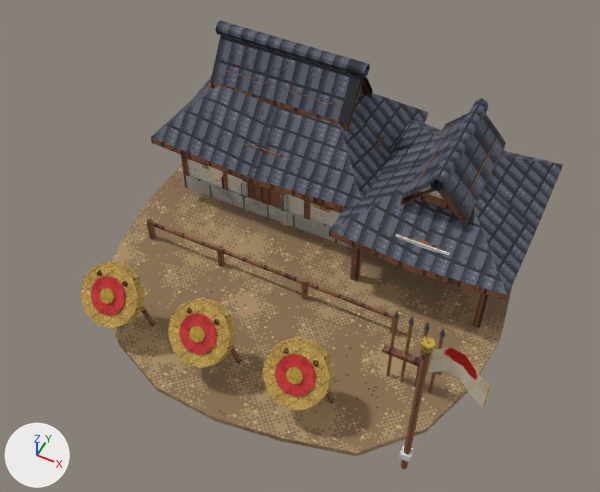
Two versions of the Blender file art_source/blender/japanese/archery_range.blend, one commit apart.
One viewpoint serves both versions: a 50 mm camera at (3.11, -6.61, 8.63) aimed at (0.03, -0.44, 0.91). The lights are fixed; the arrows at lower left show +X, +Y and +Z. The picture after the commit comes second.

In view in the first picture: 'japanese_archery_range'.
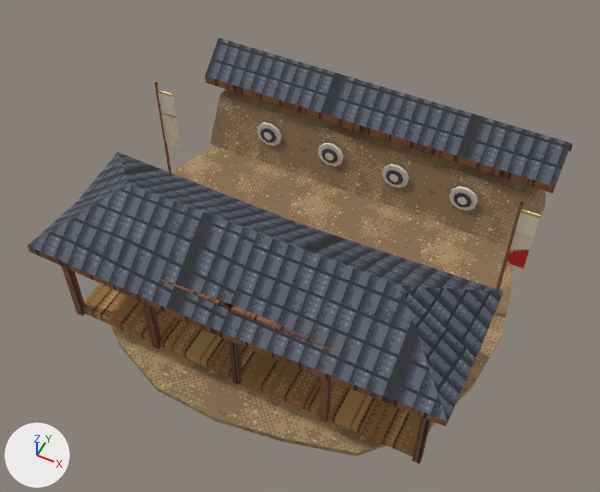
Location of each change, (x1, y1, x2, y2) in pixels of the pictures (600 x 492 px; the box of a moved part takes in the faces that stretch with it):
'japanese_archery_range', reshaped (13% wider)
    before: (80, 21, 563, 470)
    after: (28, 38, 573, 464)
part 1 of me_japanese_archery_range, moved or reshaped (not visible before)
    after: (264, 133, 272, 140)
part 2 of me_japanese_archery_range, moved or reshaped
    before: (189, 326, 205, 343)
    after: (325, 153, 333, 160)
part 3 of me_japanese_archery_range, moved or reshaped
    before: (286, 367, 303, 384)
    after: (389, 175, 399, 182)
part 4 of me_japanese_archery_range, moved or reshaped (not visible afterwards)
    before: (100, 288, 114, 304)
part 5 of me_japanese_archery_range, added
    after: (457, 197, 467, 205)
part 6 of me_japanese_archery_range, deleted
    before: (80, 21, 563, 462)
part 7 of me_japanese_archery_range, reshaped
    before: (400, 351, 431, 470)
    after: (28, 38, 573, 464)

The change, as a list of edits to the scene's bpy script:
```text
Change me_japanese_archery_range:
    used by ob_japanese_archery_range; location = (0.0, 0.0, 0.0)
    remove me_japanese_archery_range.from_pydata(...)  # 1864 vertices, 557 faces; spans x -2.67..2.84, y -2.61..2.61, z 0.0..2.48
    add me_japanese_archery_range.from_pydata(...)  # 892 vertices, 260 faces; spans x -2.67..2.63, y -2.61..2.61, z 0.0..2.08
    me_japanese_archery_range part 1: the loose piece of 8 vertices spanning x -1.8..-1.6, y -2.17..-2.05, z 0.75..0.91 is multiplied about its middle by the matrix ((0.427, 0.355, 0.427), (0.0, -0.538, 0.447), (0.555, -0.273, -0.328)), then moved by (0.2, 3.66, -0.25), in mat_pe_plasterwhite (picture img_pe_plasterwhite)
    me_japanese_archery_range part 2: the loose piece of 8 vertices spanning x -0.55..-0.35, y -2.19..-2.06, z 0.77..0.92 is multiplied about its middle by the matrix ((0.694, 0.058, 0.07), (0.0, 0.538, -0.447), (-0.091, 0.444, 0.534)), then moved by (-0.05, 3.68, -0.26), in mat_pe_plasterwhite (picture img_pe_plasterwhite)
    me_japanese_archery_range part 3: the loose piece of 8 vertices spanning x 0.7..0.9, y -2.19..-2.06, z 0.77..0.92 is multiplied about its middle by the matrix ((0.694, 0.058, 0.07), (0.0, 0.538, -0.447), (-0.091, 0.444, 0.534)), then moved by (-0.3, 3.68, -0.26), in mat_pe_plasterwhite (picture img_pe_plasterwhite)
    me_japanese_archery_range part 4: the loose piece of 8 vertices spanning x -1.8..-1.6, y -2.19..-2.06, z 0.77..0.92 is multiplied about its middle by the matrix ((0.427, 0.355, 0.427), (0.0, -0.538, 0.447), (0.555, -0.273, -0.328)), then moved by (2.2, 3.68, -0.26), in mat_pe_plasterwhite (picture img_pe_plasterwhite)
    me_japanese_archery_range part 5: the loose piece of 8 vertices spanning x 0.7..0.9, y -2.17..-2.05, z 0.75..0.91 is copied, and the copy is multiplied about its middle by the matrix ((0.427, 0.355, 0.427), (0.0, -0.538, 0.447), (0.555, -0.273, -0.328)), then moved by (0.7, 3.66, -0.25), in mat_pe_plasterwhite (picture img_pe_plasterwhite); it spans x 1.43..1.57, y 1.55, z 0.51..0.65
    me_japanese_archery_range part 6: 346 loose pieces with 1686 vertices, spanning x -2.6..2.84, y -2.35..2.45, z 0.07..2.48, are deleted
    me_japanese_archery_range part 7: 16 vertices removed from x -2.34..2.24, y -2.24..2.19, z 0.08..2.38; 698 vertices added at x -2.6..2.63, y -2.3..2.6, z 0.08..2.08
    other edits to the shape of me_japanese_archery_range do not show in these pictures
    remove me_japanese_archery_range.materials.append(mat_pe_stonegrey)  # picture img_pe_stonegrey
    remove me_japanese_archery_range.materials.append(mat_pe_lattice)  # picture img_pe_lattice
    remove me_japanese_archery_range.materials.append(mat_pe_gold)  # picture img_pe_gold
    remove me_japanese_archery_range.materials.append(mat_pe_thatch)  # picture img_pe_thatch
    remove me_japanese_archery_range.materials.append(mat_pe_clothred)  # picture img_pe_clothred
    remove me_japanese_archery_range.materials.append(mat_pe_iron)  # picture img_pe_iron
```
